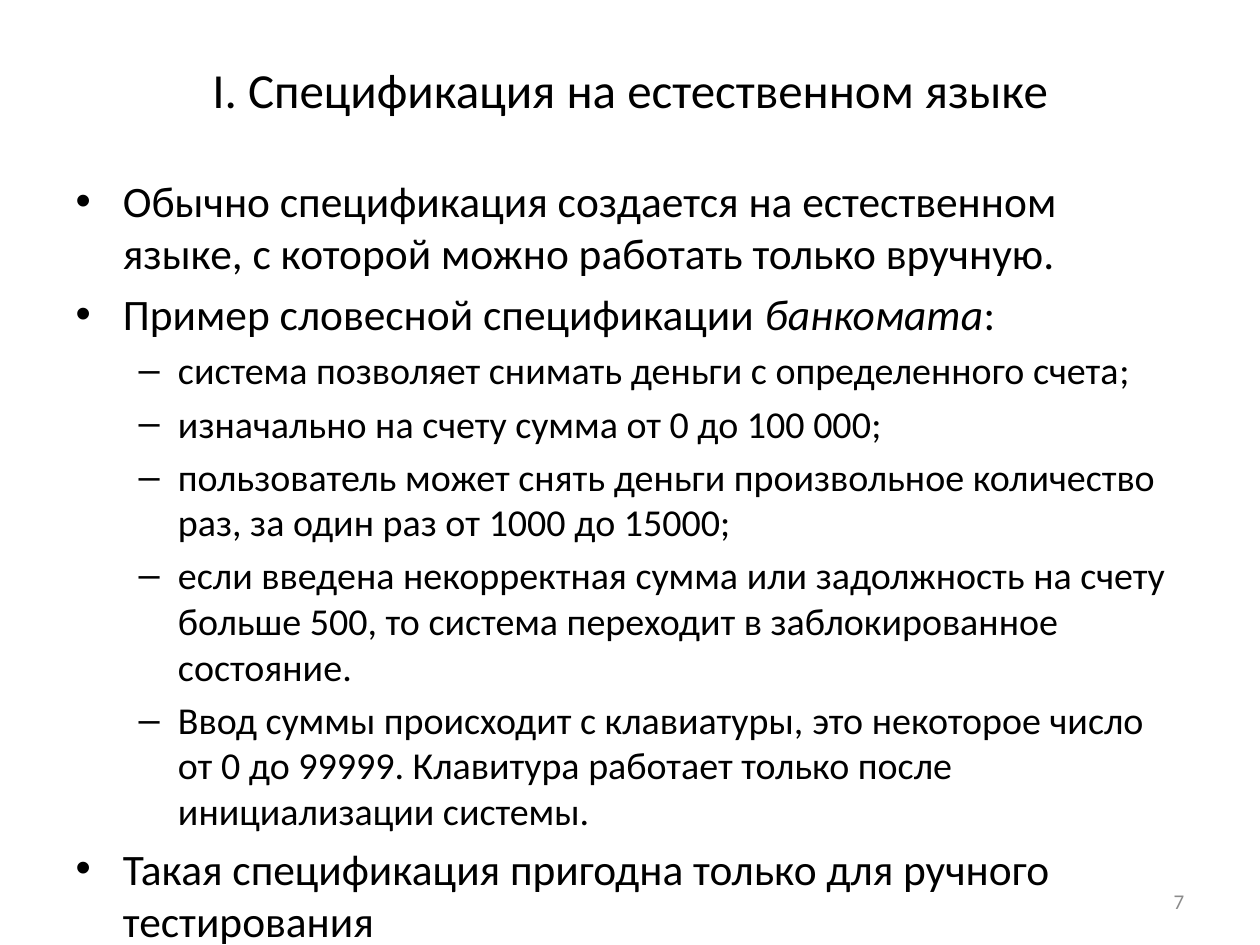
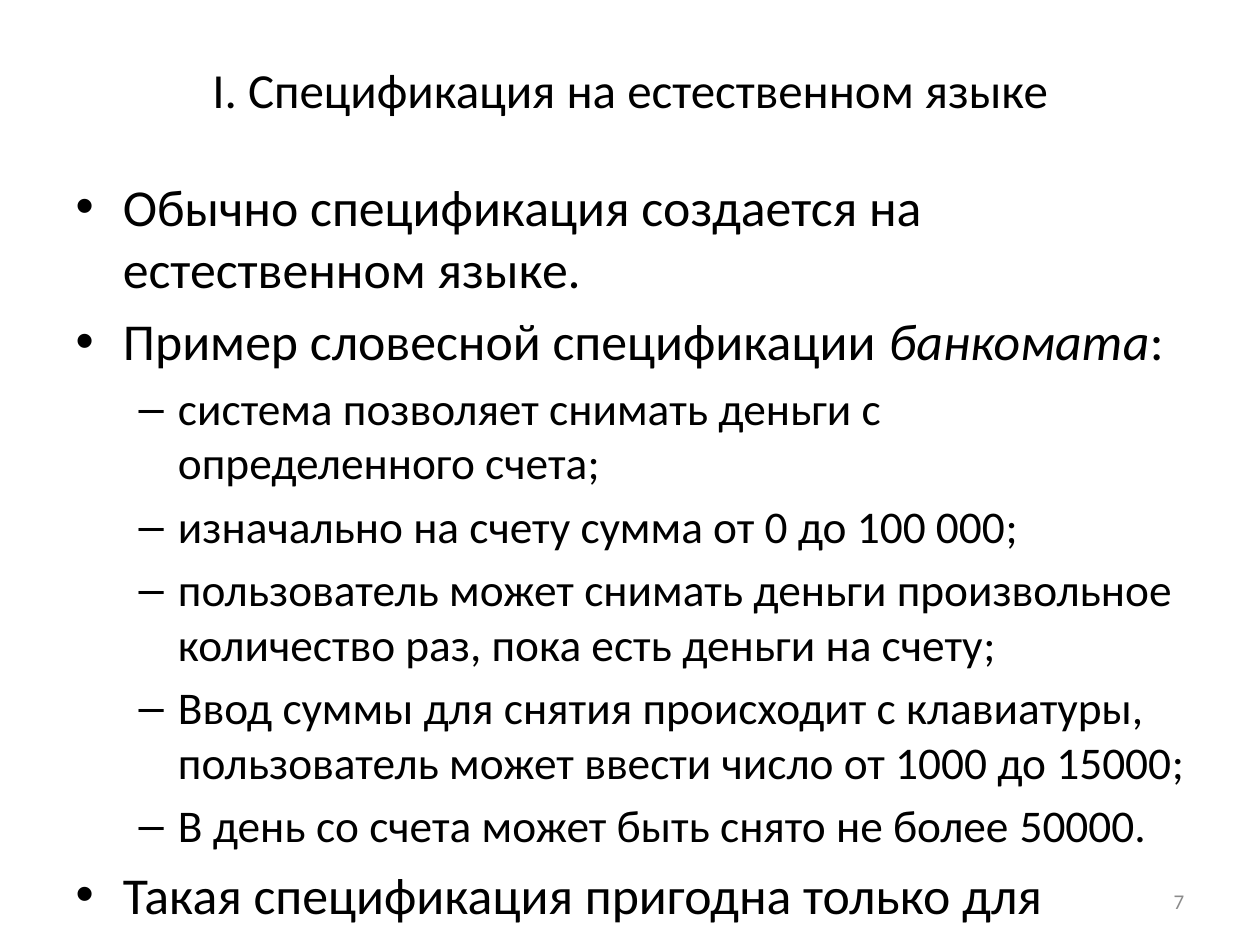
Before and after one commit to nohoper/masters, a slide deck: slide 7 of kmu.pptx. Drawn at 1260x945 pixels with LibreOffice and Linux fonts; fonts in the diff are those of the drawing. Boxes give left, top, right and bottom in pixels: in the first picture for what was removed or moved away, otherwise in the second. Text is boxed around its words. In the diff, an @@ line names an element or a change of style, - is before the commit and + after.

```diff
--- a/kmu.pptx
+++ b/kmu.pptx
@@ text at [123, 190, 921, 289]: text changed; size 24.8 to 29.6 pt @@
-• Обычно спецификация создается на естественном языке, с которой можно работать только вручную.
+• Обычно спецификация создается на естественном языке.
@@ text at [123, 325, 1164, 923]: size 24.8 to 29.6 pt in "Пример словесной спецификации банкомата:", "Такая спецификация пригодна только для ручного тестирования"; size 21.7 to 25.9 pt in "система позволяет снимать деньги с определенного счета;", "изначально на счету сумма от 0 до ..." @@
@@ text at [178, 584, 1184, 850]: text changed; size 21.7 to 25.9 pt @@
-  – пользователь может снять деньги произвольное количество раз, за один раз от 1000 до 15000;
-  – если введена некорректная сумма или задолжность на счету больше 500, то система переходит в заблокированное состояние.
-  – Ввод суммы происходит с клавиатуры, это некоторое число от 0 до 99999. Клавитура работает только после инициализации системы.
+  – пользователь может снимать деньги произвольное количество раз, пока есть деньги на счету;
+  – Ввод суммы для снятия происходит с клавиатуры, пользователь может ввести число от 1000 до 15000;
+  – В день со счета может быть снято не более 50000.
```
Also in this commit, not shown: 15 other slides changed, 4 slides added, 1 slide removed.
